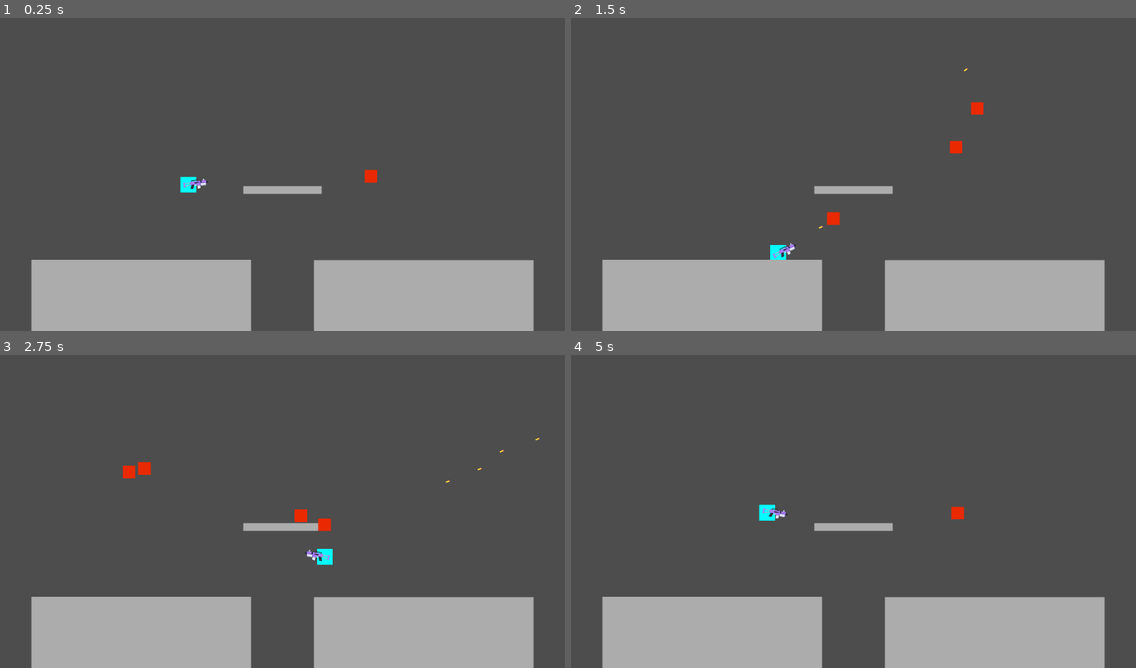
Above: before the commit, frames 1-4 (two rows, left to right).
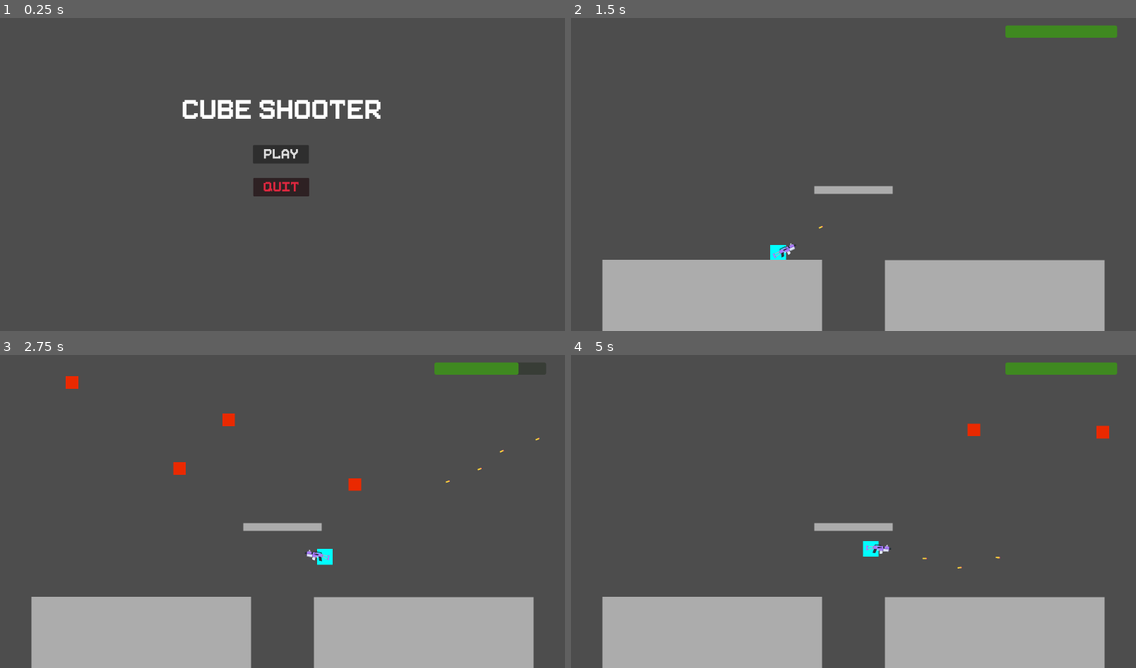
Above: after the commit, the same moments.

Repository: FrankSauve/CubeGame
Game: Godot game, scene res://scenes/menu.tscn
Same seed, same stepped clock (60 frames per second), same inputs: the game is played once before the commit and once after it. Before the commit the project starts from res://scenes/main.tscn.
Inputs (mouse positions are in pixels of both pictures, inside the frame that each line leads up to):
- Up to frame 1 (0.25 s): no input
- Up to frame 2 (1.5 s): click (853, 155) at 0.5 s, where only the run after the commit has a clickable "PLAY"; move the mouse to (977, 158) at 1.27 s; press the mouse at (977, 158) at 1.28 s; hold D (move_right) from 1.28 s (still down)
- Up to frame 3 (2.75 s): keep holding D (move_right); tap Space (jump) at 1.52, 2.27 s; move the mouse to (169, 527) at 2.02 s; release the mouse at (169, 527) at 2.03 s; click (169, 527) at 2.1 s
- Up to frame 4 (5 s): move the mouse to (910, 442) at 2.77 s; release D (move_right) at 2.78 s; press the mouse at (910, 442) at 2.78 s; hold A (move_left) 2.78-3.53 s; move the mouse to (825, 574) at 3.52 s; release the mouse at (825, 574) at 3.53 s; hold D (move_right) from 3.53 s (still down); click (825, 574) at 3.6 s; tap Space (jump) at 3.77, 4.52 s; move the mouse to (1023, 558) at 4.27 s; press the mouse at (1023, 558) at 4.28 s

The runs differ from the first frame. In frame 1, 21% of the frame differs, in the area x 5-95%, y 26-100%; in frame 2, 1.0%; in frame 3, 1.3%; in frame 4, 1.4%.

Commit message:
Added HUD, score, HP, main menu and high score

Diff:
--- a/project.godot
+++ b/project.godot
@@ -11,7 +11,7 @@
 [application]
 
 config/name="Cube Game"
-run/main_scene="res://scenes/main.tscn"
+run/main_scene="res://scenes/menu.tscn"
 config/features=PackedStringArray("4.1", "Mobile")
 
 [display]
--- a/scenes/Enemy.tscn
+++ b/scenes/Enemy.tscn
@@ -22,7 +22,6 @@
 
 [node name="CollisionShape2D" type="CollisionShape2D" parent="."]
 position = Vector2(-8.19564e-09, -1.49012e-08)
-scale = Vector2(1, 1)
 shape = SubResource("RectangleShape2D_g24in")
 
 [node name="Hitbox" type="Area2D" parent="."]
@@ -30,7 +29,6 @@
 
 [node name="CollisionShape2D" type="CollisionShape2D" parent="Hitbox"]
 position = Vector2(4.47035e-09, -6.70552e-09)
-scale = Vector2(1, 1)
 shape = SubResource("RectangleShape2D_8xhxw")
 
 [connection signal="body_entered" from="Hitbox" to="." method="_on_hitbox_body_entered"]
--- /dev/null
+++ b/scenes/hud.tscn
@@ -0,0 +1,32 @@
+[gd_scene load_steps=3 format=3 uid="uid://bl74t1gls0kls"]
+
+[ext_resource type="Script" path="res://scripts/hud.gd" id="1_7ushh"]
+[ext_resource type="FontFile" uid="uid://b77dybflryxs4" path="res://Pixeboy-z8XGD.ttf" id="2_7x78h"]
+
+[node name="Control" type="Control"]
+layout_mode = 3
+anchors_preset = 15
+anchor_right = 1.0
+anchor_bottom = 1.0
+grow_horizontal = 2
+grow_vertical = 2
+script = ExtResource("1_7ushh")
+
+[node name="ScoreLabel" type="Label" parent="."]
+layout_mode = 0
+offset_left = 24.0
+offset_top = 7.0
+offset_right = 277.0
+offset_bottom = 93.0
+theme_override_fonts/font = ExtResource("2_7x78h")
+theme_override_font_sizes/font_size = 100
+
+[node name="HealthBar" type="ProgressBar" parent="."]
+modulate = Color(0.290196, 0.988235, 0, 1)
+layout_mode = 0
+offset_left = 1384.0
+offset_top = 24.0
+offset_right = 1740.0
+offset_bottom = 63.0
+value = 100.0
+show_percentage = false
--- a/scenes/main.tscn
+++ b/scenes/main.tscn
@@ -3,7 +3,7 @@
 [ext_resource type="Script" path="res://scripts/Game.gd" id="1_erc42"]
 [ext_resource type="PackedScene" uid="uid://qxsfmvf8mun" path="res://scenes/player.tscn" id="2_8bhme"]
 [ext_resource type="Script" path="res://scripts/Killzone.gd" id="3_bh8h5"]
-[ext_resource type="PackedScene" uid="uid://bapxhhgh6pkbt" path="res://scenes/Enemy.tscn" id="4_5x3hv"]
+[ext_resource type="PackedScene" uid="uid://bl74t1gls0kls" path="res://scenes/hud.tscn" id="4_ycahk"]
 
 [sub_resource type="RectangleShape2D" id="RectangleShape2D_i7ce4"]
 size = Vector2(9.98, 9.9)
@@ -12,7 +12,7 @@
 
 [sub_resource type="RectangleShape2D" id="RectangleShape2D_jfyag"]
 
-[node name="Node" type="Node"]
+[node name="Node" type="Node" groups=["main"]]
 script = ExtResource("1_erc42")
 
 [node name="Player" parent="." instance=ExtResource("2_8bhme")]
@@ -74,7 +74,6 @@
 [node name="CollisionShape2D" type="CollisionShape2D" parent="Killzone"]
 shape = SubResource("RectangleShape2D_jfyag")
 
-[node name="Enemy" parent="." instance=ExtResource("4_5x3hv")]
-position = Vector2(1257, 505)
+[node name="Control" parent="." instance=ExtResource("4_ycahk")]
 
 [connection signal="body_entered" from="Killzone" to="Killzone" method="_on_body_entered"]
--- /dev/null
+++ b/scenes/menu.tscn
@@ -0,0 +1,65 @@
+[gd_scene load_steps=3 format=3 uid="uid://c8scv1q6fhjkg"]
+
+[ext_resource type="Script" path="res://scripts/menu.gd" id="1_w3by5"]
+[ext_resource type="FontFile" uid="uid://b77dybflryxs4" path="res://Pixeboy-z8XGD.ttf" id="2_7t1vo"]
+
+[node name="menu" type="Control"]
+layout_mode = 3
+anchors_preset = 15
+anchor_right = 1.0
+anchor_bottom = 1.0
+grow_horizontal = 2
+grow_vertical = 2
+script = ExtResource("1_w3by5")
+
+[node name="PlayButton" type="Button" parent="."]
+layout_mode = 0
+offset_left = 806.0
+offset_top = 406.0
+offset_right = 984.0
+offset_bottom = 465.0
+theme_override_fonts/font = ExtResource("2_7t1vo")
+theme_override_font_sizes/font_size = 60
+text = "PLAY"
+
+[node name="QuitButton" type="Button" parent="."]
+modulate = Color(1, 0.176471, 0.282353, 1)
+offset_left = 807.0
+offset_top = 511.0
+offset_right = 985.0
+offset_bottom = 570.0
+theme_override_fonts/font = ExtResource("2_7t1vo")
+theme_override_font_sizes/font_size = 60
+text = "QUIT"
+
+[node name="GameTitle" type="Label" parent="."]
+layout_mode = 0
+offset_left = 578.0
+offset_top = 259.0
+offset_right = 1214.0
+offset_bottom = 390.0
+theme_override_fonts/font = ExtResource("2_7t1vo")
+theme_override_font_sizes/font_size = 120
+text = "Cube Shooter"
+
+[node name="LastScore" type="Label" parent="."]
+layout_mode = 0
+offset_left = 22.0
+offset_top = 768.0
+offset_right = 462.0
+offset_bottom = 853.0
+theme_override_fonts/font = ExtResource("2_7t1vo")
+theme_override_font_sizes/font_size = 70
+
+[node name="HighScore" type="Label" parent="."]
+offset_left = 22.0
+offset_top = 891.0
+offset_right = 462.0
+offset_bottom = 976.0
+theme_override_fonts/font = ExtResource("2_7t1vo")
+theme_override_font_sizes/font_size = 70
+
+[connection signal="pressed" from="PlayButton" to="." method="_on_button_pressed"]
+[connection signal="pressed" from="PlayButton" to="." method="_on_play_button_pressed"]
+[connection signal="pressed" from="QuitButton" to="." method="_on_button_pressed"]
+[connection signal="pressed" from="QuitButton" to="." method="_on_quit_button_pressed"]
--- a/scripts/Enemy.gd
+++ b/scripts/Enemy.gd
@@ -1,6 +1,11 @@
 extends CharacterBody2D
 
 @export var speed: float = 300
+@export var damage_to_player = -25
+@export var point_value = 10
+
+signal on_enemy_killed
+signal on_damage_player
 
 func _physics_process(delta):
 	var player = get_player()
@@ -10,17 +15,20 @@
 
 func _on_hitbox_body_entered(body):
 	if body.get_collision_layer_value(2): # Bullet
-		queue_free()
+		kill()
 	elif body.get_collision_layer_value(3): # Player
-		# Destroy all enemies and restart level
-		var nodes = get_tree().get_nodes_in_group("enemy")
-		for node in nodes:
-			node.queue_free()
-
-		get_tree().reload_current_scene()
+		damage_player()
 
 func get_player():
 	var nodes = get_tree().get_nodes_in_group("player")
 	if len(nodes) > 0:
 		return nodes[0]
 	push_error("The player is missing...")
+
+func kill():
+	queue_free()
+	on_enemy_killed.emit(point_value)
+
+func damage_player():
+	on_damage_player.emit(damage_to_player)
+	queue_free()
--- a/scripts/Game.gd
+++ b/scripts/Game.gd
@@ -6,17 +6,34 @@
 
 var time_since_spawn = 0
 var num_emenies_per_spawn = 2
+var score: int = 0
+var high_score: int = 0
 
 const enemyPath = preload('res://scenes/Enemy.tscn')
 
+signal on_score_updated
+
 # Called when the node enters the scene tree for the first time.
 func _ready():
-
-	pass # Replace with function body.
-
+	var player = get_tree().get_nodes_in_group("player")[0]
+	player.connect("on_died", Callable(self, "game_over"))
 
 # Called every frame. 'delta' is the elapsed time since the previous frame.
 func _process(delta):
+	spawn_enemies(delta)
+	listen_for_score_updates()
+
+func game_over():
+	# Remove enemies
+	var enemies = get_tree().get_nodes_in_group("enemy")
+	for enemy in enemies:
+		enemy.queue_free()
+
+	save_game()
+
+	get_tree().change_scene_to_file('res://scenes/menu.tscn')
+
+func spawn_enemies(delta):
 	if time_since_spawn > spawntimer:
 		for i in range(0, num_emenies_per_spawn):
 			var enemy = enemyPath.instantiate()
@@ -27,3 +44,39 @@
 		num_emenies_per_spawn = clamp(num_emenies_per_spawn + 1, 0, max_num_emenies_per_spawn)
 	else:
 		time_since_spawn += delta
+
+func listen_for_score_updates():
+	var enemies = get_tree().get_nodes_in_group("enemy")
+	for enemy in enemies:
+		enemy.connect("on_enemy_killed", Callable(self, "update_score"))
+
+func update_score(value):
+	score += value
+	on_score_updated.emit(score)
+
+func save_game():
+	load_game()
+	if score > high_score:
+		high_score = score
+
+	var save_game = FileAccess.open("user://savegame.save", FileAccess.WRITE)
+	var json_string = "{\"last_score\":" + str(score) + ", \"high_score\":" + str(high_score) + "}"
+	save_game.store_line(json_string)
+
+func load_game():
+	if not FileAccess.file_exists("user://savegame.save"):
+		return
+
+	var save_game = FileAccess.open("user://savegame.save", FileAccess.READ)
+	while save_game.get_position() < save_game.get_length():
+		var json_string = save_game.get_line()
+		var json = JSON.new()
+		var parse_result = json.parse(json_string)
+		if not parse_result == OK:
+			print("JSON Parse Error: ", json.get_error_message(), " in ", json_string, " at line ", json.get_error_line())
+			continue
+
+		var node_data = json.get_data()
+
+		if node_data.has("high_score"):
+			high_score = node_data["high_score"]
--- a/scripts/Player.gd
+++ b/scripts/Player.gd
@@ -6,20 +6,27 @@
 @export var jump_speed: float = 500
 @export var max_jumps: int = 2
 @export var fire_rate: float = 0.2
+@export var max_health = 100
 
 var current_jumps: int = 0
 var is_gun_flipped = false
 var time_since_last_shoot: float = 0
+var health: int
 
 const bulletPath = preload('res://scenes/Bullet.tscn')
 
+signal on_health_changed
+signal on_died
+
 # Called when the node enters the scene tree for the first time.
 func _ready():
-	pass
+	health = max_health
 
 # Called every frame. 'delta' is the elapsed time since the previous frame.
 func _process(delta):
 	update_gun_postion()
+
+	update_enemy_damage()
 
 	if is_on_floor():
 		current_jumps = 0
@@ -76,3 +83,18 @@
 		$Gun/BlasterD.flip_v = false
 		rotation = 0
 		is_gun_flipped = false
+
+func update_enemy_damage():
+	var enemies = get_tree().get_nodes_in_group("enemy")
+	for enemy in enemies:
+		enemy.connect("on_damage_player", Callable(self, "update_health"))
+
+func update_health(value):
+	health += value
+	on_health_changed.emit(health)
+
+	if health <= 0:
+		die()
+
+func die():
+	on_died.emit()
--- /dev/null
+++ b/scripts/hud.gd
@@ -0,0 +1,23 @@
+extends Control
+
+# Called when the node enters the scene tree for the first time.
+func _ready():
+	var player = get_tree().get_nodes_in_group("player")[0]
+	player.connect("on_health_changed", Callable(self, "update_health_bar"))
+
+	var main = get_tree().get_nodes_in_group("main")[0]
+	main.connect("on_score_updated", Callable(self, "update_score_board"))
+
+# Called every frame. 'delta' is the elapsed time since the previous frame.
+func _process(delta):
+	pass
+
+func update_score_board(score):
+	$ScoreLabel.text = str(score)
+
+func update_health_bar(value):
+	$HealthBar.value = value
+	if value > 40:
+		$HealthBar.modulate = Color("4afc00")
+	else:
+		$HealthBar.modulate = Color("ff0400")
--- /dev/null
+++ b/scripts/menu.gd
@@ -0,0 +1,43 @@
+extends Control
+
+
+# Called when the node enters the scene tree for the first time.
+func _ready():
+	load_game()
+
+# Called every frame. 'delta' is the elapsed time since the previous frame.
+func _process(delta):
+	pass
+
+func _on_play_button_pressed():
+	get_tree().change_scene_to_file('res://scenes/main.tscn')
+
+
+func _on_quit_button_pressed():
+	get_tree().quit()
+
+func update_last_score(score):
+	$LastScore.text = "LAST SCORE: " + str(score)
+
+func update_high_score(score):
+	$HighScore.text = "HIGH SCORE: " + str(score)
+
+func load_game():
+	if not FileAccess.file_exists("user://savegame.save"):
+		return
+
+	var save_game = FileAccess.open("user://savegame.save", FileAccess.READ)
+	while save_game.get_position() < save_game.get_length():
+		var json_string = save_game.get_line()
+		var json = JSON.new()
+		var parse_result = json.parse(json_string)
+		if not parse_result == OK:
+			print("JSON Parse Error: ", json.get_error_message(), " in ", json_string, " at line ", json.get_error_line())
+			continue
+
+		var node_data = json.get_data()
+
+		update_last_score(node_data["last_score"])
+
+		if node_data.has("high_score"):
+			update_high_score(node_data["high_score"])
Binary file added: Pixeboy-z8XGD.ttf
Not shown, added: Pixeboy-z8XGD.ttf.import
Not shown, changed: export_presets.cfg
Binary file added: scripts/Pixeboy-z8XGD.ttf
Not shown, added: scripts/Pixeboy-z8XGD.ttf.import
Not shown, added: cubeshooter.zip
